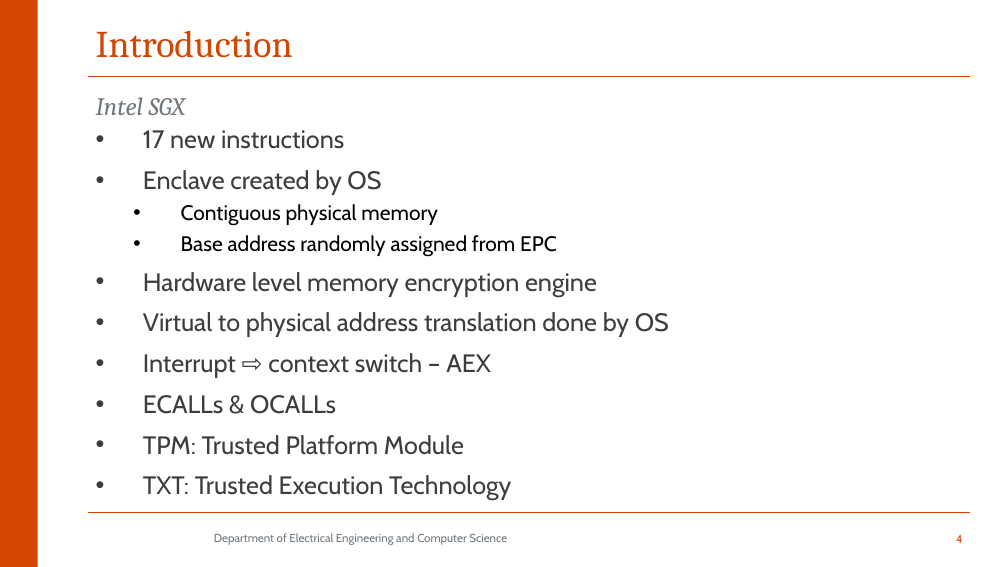
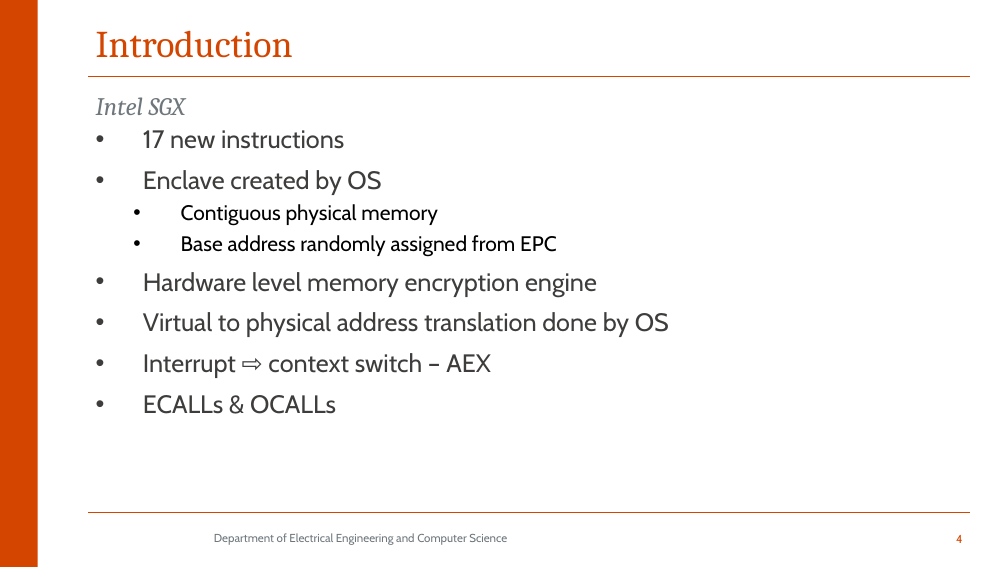
Before and after one commit to aminfallahi/A-Survey-on-SGX-Enclave-Privileged-Side-Channel-Attacks, a slide deck: slide 4 of Presentation/qe2.pptx. Drawn at 1008x567 pixels with LibreOffice and Linux fonts; fonts in the diff are those of the drawing; background and template pictures are left out. Boxes give left, top, right and bottom in pixels: in the first picture for what was removed or moved away, otherwise in the second. Text is boxed around its words. In the diff, an @@ line names an element or a change of style, - is before the commit and + after.

```diff
--- a/Presentation/qe2.pptx
+++ b/Presentation/qe2.pptx
@@ text at (143,435,511,501): paragraphs removed @@
-• TPM: Trusted Platform Module
-• TXT: Trusted Execution Technology
```
Also in this commit, not shown: 2 other slides changed.
